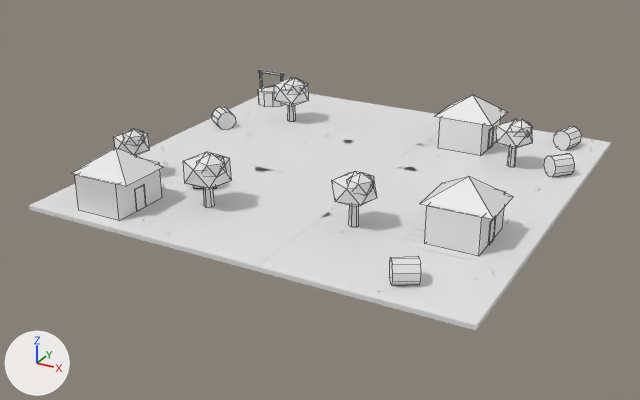
The Blender file ArtSource/SH10_Floors_v02/Blender/SH10_L03_Floor.blend as it was, and as the next commit left it.
The view is the same before and after, from a camera (50 mm lens) standing at (17.5, -34.3, 15.4) and looking at (-0.6, -1.4, -1.0). Arrows for +X, +Y and +Z are at lower left; the lights stay in place. The picture after the commit comes second. Mesh edges are drawn as thin lines on the coarser meshes.

Before the edit, the objects in view are built like this:
```python
me_cube_131 = bpy.data.meshes.new('Cube.131')
me_cube_131.from_pydata(...)  # 1191 vertices, 836 faces; spans x -10.0..10.0, y -10.0..10.0, z -0.2..0.3
me_cube_131.materials.append(mat_sh10_l03_floor_base)  # white #e7e7e7
me_cube_131.materials.append(mat_sh10_l03_floor_path)  # white #e7e7e7
me_cube_131.materials.append(mat_sh10_l03_floor_pathedge)  # white #e7e7e7
me_cube_131.materials.append(mat_sh10_l03_floor_moss)  # white #e7e7e7
me_cube_131.materials.append(mat_sh10_l03_floor_grass2)  # white #e7e7e7
me_cube_131.materials.append(mat_sh10_l03_floor_crop)  # white #e7e7e7
me_cube_131.materials.append(mat_sh10_l03_floor_tuft)  # white #e7e7e7
me_cube_131.materials.append(mat_sh10_l03_floor_flower2)  # white #e7e7e7
me_cube_131.materials.append(mat_sh10_l03_floor_flower1)  # white #e7e7e7
me_cube_144 = bpy.data.meshes.new('Cube.144')
me_cube_144.from_pydata(...)  # 407 vertices, 393 faces; spans x -9.3..9.5, y -9.4..8.9, z -0.1..2.5
# faces by material slot: [18, 15, 76, 12, 12, 60, 200]
me_cube_144.materials.append(mat_sh10_l03_floor_wall)  # white #e7e7e7
me_cube_144.materials.append(mat_sh10_l03_floor_roof)  # white #e7e7e7
me_cube_144.materials.append(mat_sh10_l03_floor_wood)  # white #e7e7e7
me_cube_144.materials.append(mat_sh10_l03_floor_stone)  # white #e7e7e7
me_cube_144.materials.append(mat_sh10_l03_floor_water)  # white #e7e7e7
me_cube_144.materials.append(mat_sh10_l03_floor_hay)  # white #e7e7e7
me_cube_144.materials.append(mat_sh10_l03_floor_leaves)  # white #e7e7e7
ob_sh10_l03_floor = bpy.data.objects.new('SH10_L03_Floor', me_cube_131)
ob_sh10_l03_floor.location = (0.0, 0.0, 0.0)
ob_sh10_l03_floor_obstacles = bpy.data.objects.new('SH10_L03_Floor_Obstacles', me_cube_144)
ob_sh10_l03_floor_obstacles.location = (0.0, 0.0, 0.0)
```
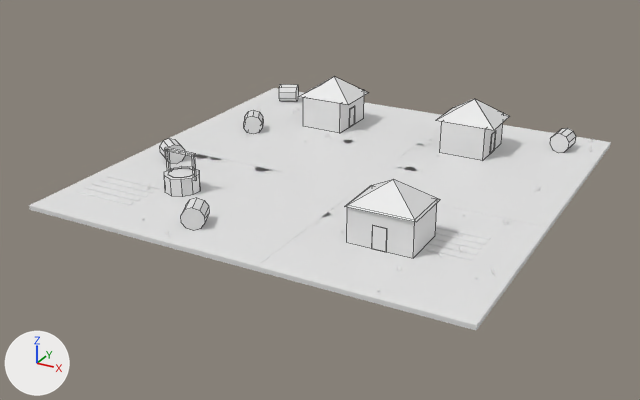
Where the change shows, as pixel boxes (x1, y1, x2, y2) in the pictures (640 x 400 px; the box of a moved part takes in the faces that stretch with it):
'SH10_L03_Floor_Obstacles', reshaped (18% narrower, 16% shorter)
    before: (72, 70, 582, 285)
    after: (160, 77, 576, 258)
part 1 of me_cube_144, added
    after: (347, 203, 437, 258)
part 2 of me_cube_144, moved or reshaped
    before: (420, 176, 513, 219)
    after: (344, 179, 440, 222)
part 3 of me_cube_144, moved or reshaped
    before: (489, 217, 496, 245)
    after: (372, 225, 387, 252)
part 4 of me_cube_144, moved or reshaped
    before: (438, 116, 501, 156)
    after: (303, 96, 364, 133)
part 5 of me_cube_144, moved or reshaped
    before: (435, 95, 507, 126)
    after: (299, 77, 368, 105)
part 6 of me_cube_144, moved or reshaped
    before: (488, 127, 494, 149)
    after: (349, 106, 355, 127)
part 7 of me_cube_144, moved or reshaped
    before: (425, 191, 506, 256)
    after: (440, 120, 503, 160)
part 8 of me_cube_144, moved or reshaped
    before: (72, 148, 163, 186)
    after: (436, 99, 510, 130)
part 9 of me_cube_144, moved or reshaped
    before: (135, 185, 146, 211)
    after: (490, 131, 496, 154)
part 10 of me_cube_144, moved or reshaped
    before: (258, 86, 285, 107)
    after: (164, 166, 200, 197)
part 11 of me_cube_144, moved or reshaped
    before: (262, 86, 274, 93)
    after: (168, 168, 193, 178)
part 12 of me_cube_144, moved or reshaped (not visible before)
    after: (166, 151, 171, 171)
part 13 of me_cube_144, moved or reshaped
    before: (260, 72, 263, 88)
    after: (192, 156, 196, 176)
part 14 of me_cube_144, moved or reshaped
    before: (259, 70, 284, 76)
    after: (165, 147, 196, 157)
part 15 of me_cube_144, moved or reshaped (mostly hidden before)
    before: (193, 186, 217, 188)
    after: (279, 84, 298, 101)
part 16 of me_cube_144, moved or reshaped
    before: (553, 127, 582, 150)
    after: (550, 128, 576, 152)
part 17 of me_cube_144, moved or reshaped
    before: (212, 107, 236, 130)
    after: (244, 110, 263, 134)
part 18 of me_cube_144, moved or reshaped
    before: (389, 256, 421, 285)
    after: (160, 138, 185, 164)
part 19 of me_cube_144, moved or reshaped
    before: (544, 154, 575, 177)
    after: (181, 198, 209, 230)
part 20 of me_cube_144, deleted
    before: (75, 77, 533, 227)

The change, as a list of edits to the scene's bpy script:
```text
Change me_cube_144:
    used by ob_sh10_l03_floor_obstacles; location = (0.0, 0.0, 0.0)
    remove me_cube_144.from_pydata(...)  # 407 vertices, 393 faces; spans x -9.3..9.5, y -9.4..8.9, z -0.1..2.5
    add me_cube_144.from_pydata(...)  # 227 vertices, 153 faces; spans x -8.6..8.6, y -8.8..8.9, z -0.1..2.5
    me_cube_144 part 1: a new loose piece, a box spanning x 3.5..6.3, y -6.6..-4.4, z 0.0..1.6, in mat_sh10_l03_floor_wall (white #e7e7e7)
    me_cube_144 part 2: the loose piece of 5 vertices spanning x 5.8..8.8, y -5.1..-2.7, z 1.5..2.5 is moved by (-2.4, -1.6, 0.0)
    me_cube_144 part 3: the loose piece of 8 vertices spanning x 8.4, y -4.2..-3.6, z 0.0..1.0 is turned -90 degrees about the z axis through its middle, then moved by (-3.5, -2.8, 0.0)
    me_cube_144 part 4: the loose piece of 8 vertices spanning x 2.7..4.9, y 4.9..7.7, z 0.0..1.6 is moved by (-7.6, -0.3, 0.0)
    me_cube_144 part 5: the loose piece of 5 vertices spanning x 2.3..5.3, y 5.2..7.5, z 1.5..2.5 is moved by (-7.6, -0.3, 0.0)
    me_cube_144 part 6: the loose piece of 8 vertices spanning x 4.9, y 6.0..6.6, z 0.0..1.0 is moved by (-7.6, -0.3, 0.0)
    me_cube_144 part 7: the loose piece of 8 vertices spanning x 6.2..8.4, y -5.3..-2.5, z 0.0..1.6 is moved by (-3.2, 9.7, 0.0)
    me_cube_144 part 8: the loose piece of 5 vertices spanning x -8.2..-5.2, y -9.1..-6.8, z 1.5..2.5 is moved by (10.8, 13.7, 0.0)
    me_cube_144 part 9: the loose piece of 8 vertices spanning x -5.6, y -8.3..-7.7, z 0.0..1.0 is moved by (10.8, 13.7, 0.0)
    me_cube_144 part 10: the loose piece of 20 vertices spanning x -9.3..-7.8, y 6.5..8.1, z 0.0..0.8 is moved by (3.2, -12.8, 0.0)
    me_cube_144 part 11: the loose piece of 20 vertices spanning x -9.1..-7.9, y 6.7..7.9, z 0.8 is moved by (3.2, -12.8, 0.0)
    me_cube_144 part 12: the loose piece of 8 vertices spanning x -7.9..-7.8, y 7.3..7.4, z 0.6..1.8 is moved by (1.8, -12.8, 0.0)
    me_cube_144 part 13: the loose piece of 8 vertices spanning x -9.3..-9.2, y 7.3..7.4, z 0.6..1.8 is moved by (4.6, -12.8, 0.0)
    me_cube_144 part 14: the loose piece of 8 vertices spanning x -9.3..-7.7, y 7.3..7.4, z 1.7..1.9 is moved by (3.2, -12.8, 0.0)
    me_cube_144 part 15: the loose piece of 20 vertices spanning x -5.3..-3.9, y -5.3..-4.0, z -0.1..0.9 is moved by (-3.3, 12.9, 0.0)
    me_cube_144 part 16: the loose piece of 20 vertices spanning x 7.6..8.8, y 7.6..8.9, z -0.1..0.9 is turned 12.4 degrees about the z axis through its middle, then moved by (-0.1, -0.4, 0.0)
    me_cube_144 part 17: the loose piece of 20 vertices spanning x -9.3..-7.9, y 1.9..3.3, z -0.1..0.9 is turned -23.8 degrees about the z axis through its middle, then moved by (1.7, 0.2, 0.0)
    me_cube_144 part 18: the loose piece of 20 vertices spanning x 6.1..7.4, y -9.1..-7.8, z -0.1..0.9 is turned -69 degrees about the z axis through its middle, then moved by (-14.7, 5.7, 0.0)
    me_cube_144 part 19: the loose piece of 20 vertices spanning x 8.1..9.5, y 3.7..5.1, z -0.1..0.9 is turned -112.3 degrees about the z axis through its middle, then moved by (-11.5, -12.5, 0.0)
    me_cube_144 part 20: 16 loose pieces with 188 vertices, spanning x -9.0..7.5, y -9.4..6.1, z 0.0..2.5, are deleted
    remove me_cube_144.materials.append(mat_sh10_l03_floor_leaves)  # white #e7e7e7
```
